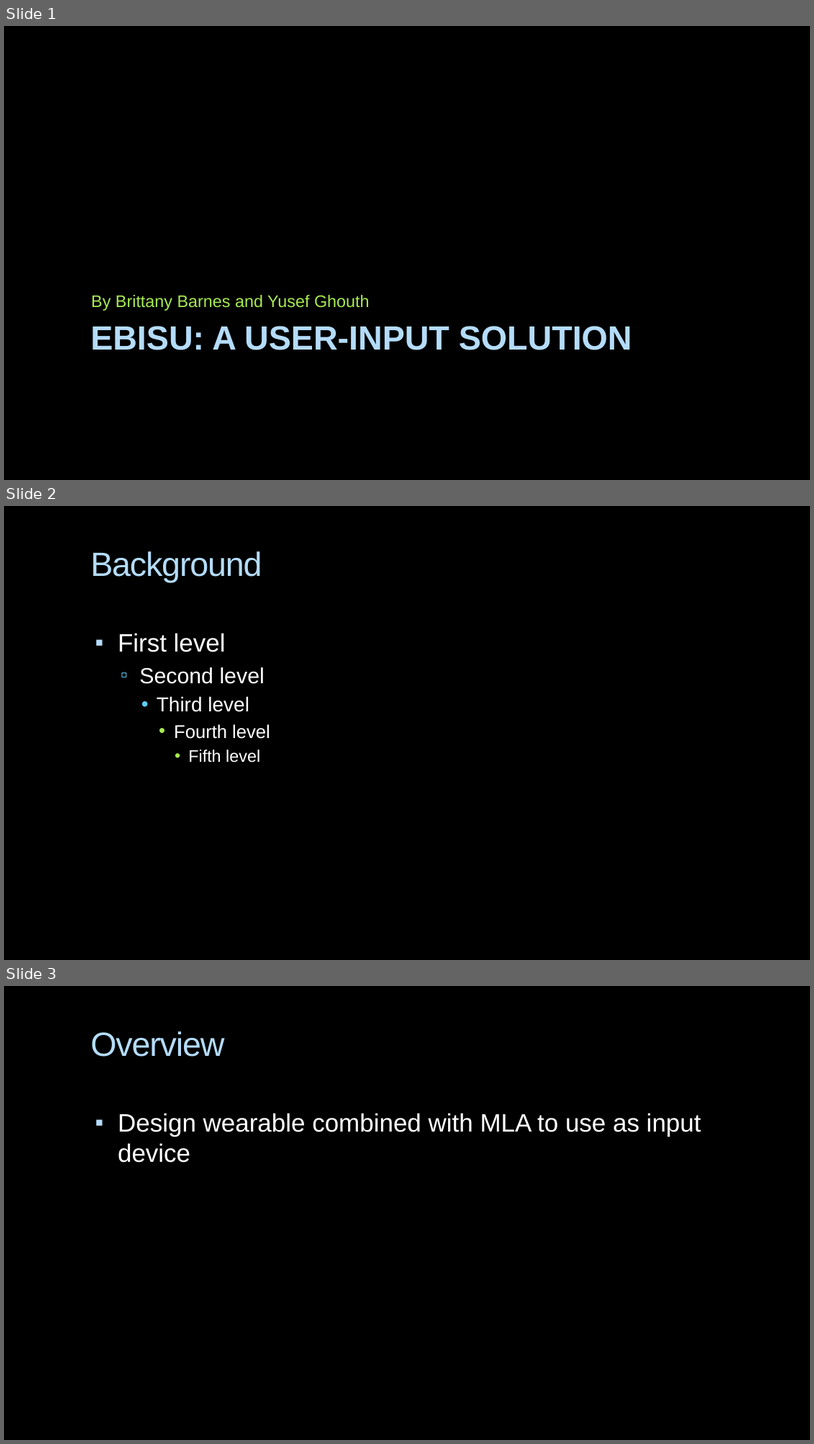
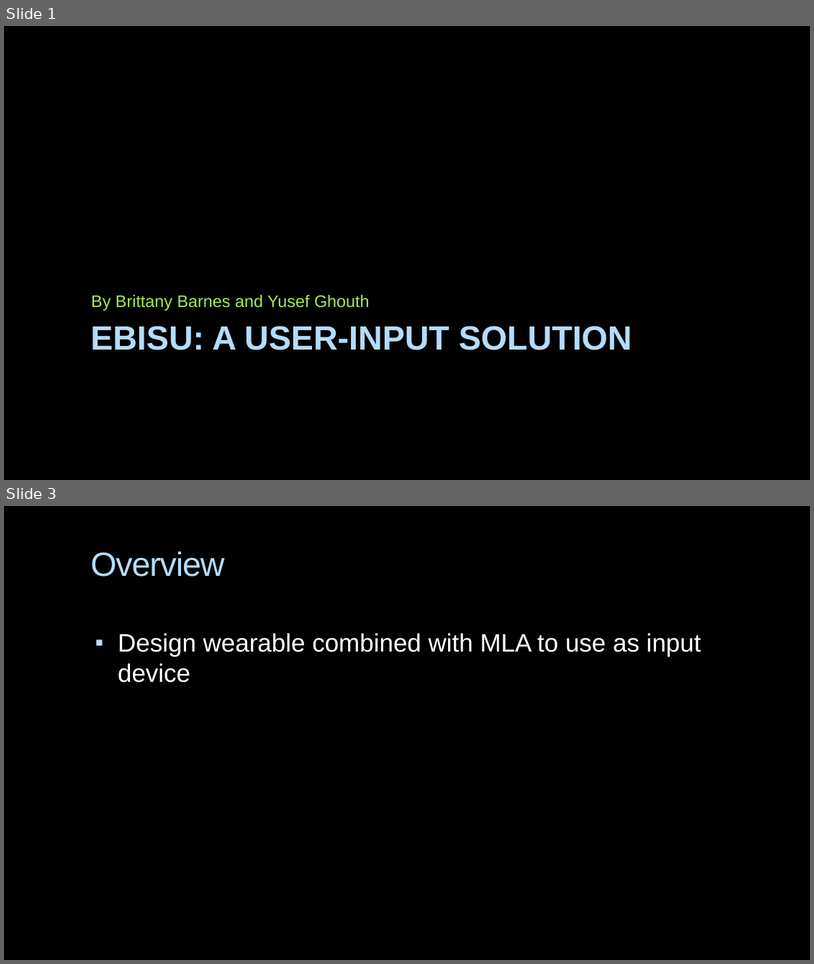
Before and after one commit to BrittX/Ebisu, a slide deck: FinalPresentation.pptx. Shown one above the other, each under a label of ours: slides 1, 2 and 3 before the commit, slides 1 and 3 after it; the slides between them are not shown. The pictures are 814x1444 and 814x964 pixels, drawn with LibreOffice and Linux fonts; fonts in the diff are those of the drawing; background and template pictures are left out. Boxes give left, top, right and bottom in pixels: in the first picture for what was removed or moved away, otherwise in the second. Text is boxed around its words. In the diff, an @@ line names an element or a change of style, - is before the commit and + after.

```diff
--- a/FinalPresentation.pptx
+++ b/FinalPresentation.pptx
@@ slide 2 removed at <box>4,506,810,960</box>, background picture (left out) @@
@@ title removed at <box>90,551,262,583</box> @@
-Background
@@ text removed at <box>118,633,270,762</box> @@
-▪ First level
-  ▫ Second level
-    • Third level
-      • Fourth level
-        • Fifth level
```
Also in this commit, not shown: 4 slides added, 1 other slide removed.
